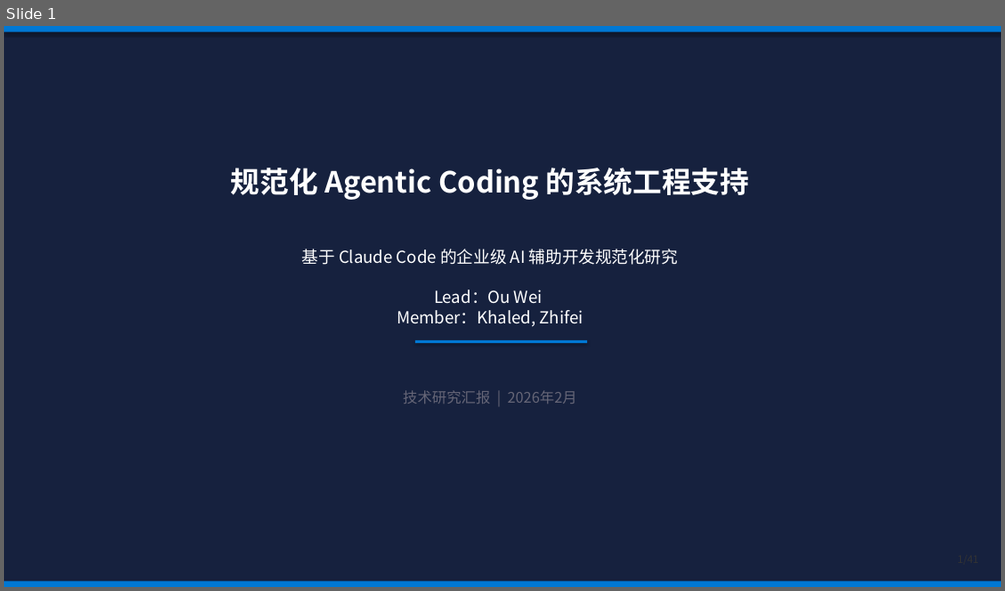
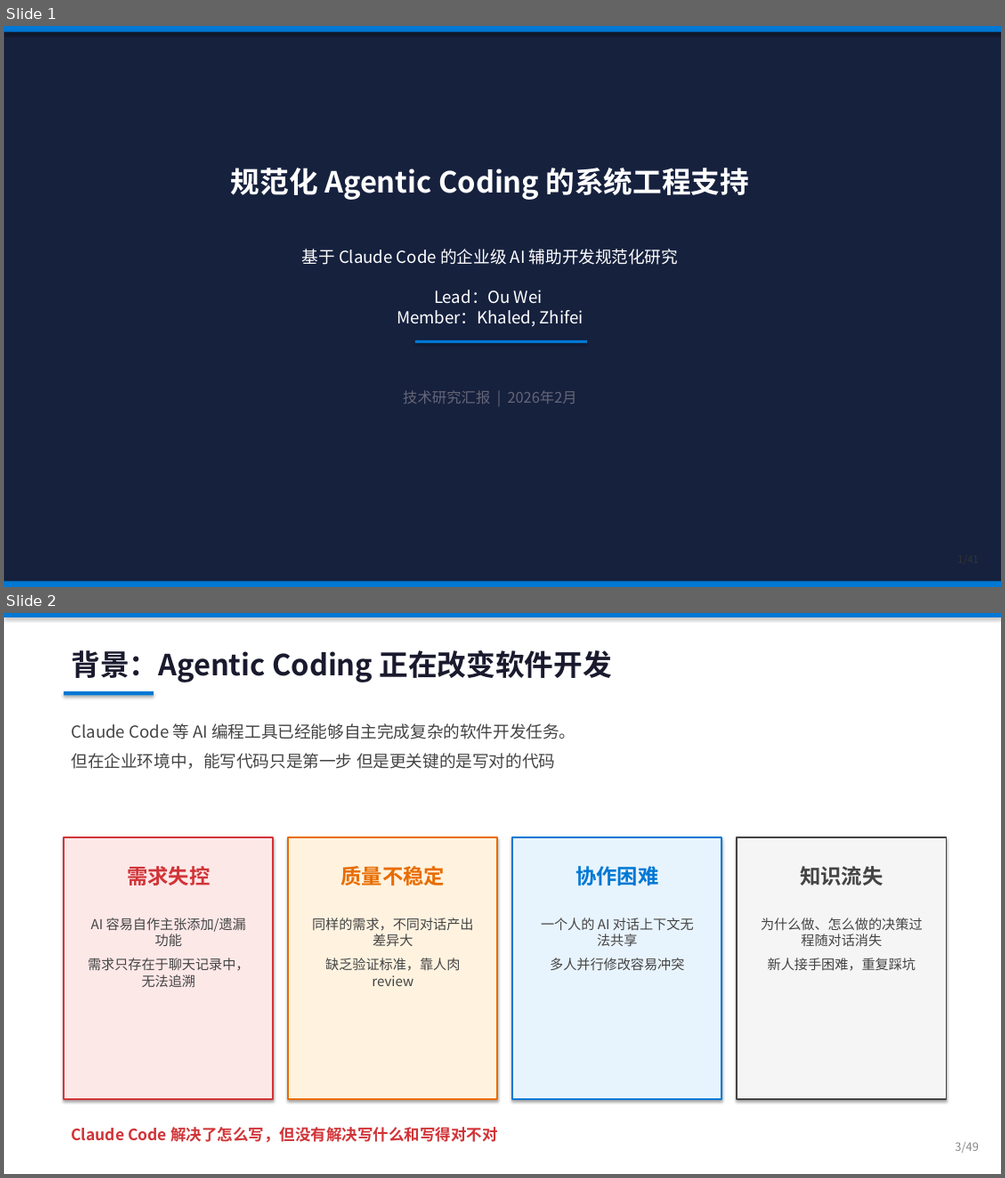
Before and after one commit to ZhifeiDou/OpenSpec_Modify, a slide deck: OpenSpec_技术研究汇报.pptx. Shown one above the other, each under a label of ours: slide 1 before the commit, slides 1 and 2 after it. The pictures are 1005x591 and 1005x1178 pixels, drawn with LibreOffice and Linux fonts; fonts in the diff are those of the drawing. Boxes give left, top, right and bottom in pixels: in the first picture for what was removed or moved away, otherwise in the second. Text is boxed around its words. In the diff, an @@ line names an element or a change of style, - is before the commit and + after.

```diff
--- a/OpenSpec_技术研究汇报.pptx
+++ b/OpenSpec_技术研究汇报.pptx
@@ slide 2 added at box(4, 613, 1001, 1174), background #FFFFFF @@
@@ rectangle added at box(4, 613, 1001, 617), fill #0078D4 @@
@@ text added at box(71, 650, 612, 682), 28 pt, text #1A1A2E, bold @@
+背景：Agentic Coding 正在改变软件开发
@@ rectangle added at box(64, 691, 154, 695), fill #0078D4 @@
@@ text added at box(71, 723, 575, 769), 16 pt, text #444444 @@
+Claude Code 等 AI 编程工具已经能够自主完成复杂的软件开发任务。
+但在企业环境中，能写代码只是第一步 但是更关键的是写对的代码
@@ rectangle added at box(64, 837, 273, 1099), fill #FDE8E8, outline #D13438 1.5 pt @@
@@ rectangle added at box(288, 837, 498, 1099), fill #FFF3E0, outline #E86C00 1.5 pt @@
@@ rectangle added at box(512, 837, 722, 1099), fill #E8F4FD, outline #0078D4 1.5 pt @@
@@ rectangle added at box(736, 837, 947, 1099), fill #F5F5F5, outline #444444 1.5 pt @@
@@ text added at box(127, 866, 210, 885), 20 pt, text #D13438, bold @@
+需求失控
@@ text added at box(340, 866, 445, 885), 20 pt, text #E86C00, bold @@
+质量不稳定
@@ text added at box(575, 866, 658, 885), 20 pt, text #0078D4, bold @@
+协作困难
@@ text added at box(800, 866, 882, 885), 20 pt, text #444444, bold @@
+知识流失
@@ text added at box(88, 917, 250, 987), 13 pt, text #444444 @@
+AI 容易自作主张添加/遗漏功能
+需求只存在于聊天记录中，无法追溯
@@ text added at box(312, 917, 474, 986), 13 pt, text #444444 @@
+同样的需求，不同对话产出差异大
+缺乏验证标准，靠人肉 review
@@ text added at box(541, 917, 694, 971), 13 pt, text #444444 @@
+一个人的 AI 对话上下文无法共享
+多人并行修改容易冲突
@@ text added at box(760, 917, 922, 971), 13 pt, text #444444 @@
+为什么做、怎么做的决策过程随对话消失
+新人接手困难，重复踩坑
@@ text added at box(71, 1127, 497, 1142), 15 pt, text #D13438, bold @@
+Claude Code 解决了怎么写，但没有解决写什么和写得对不对
@@ text added at box(955, 1142, 978, 1152), 11 pt, text #888888 @@
+3/49
```
Also in this commit, not shown: 1 other slide added.
